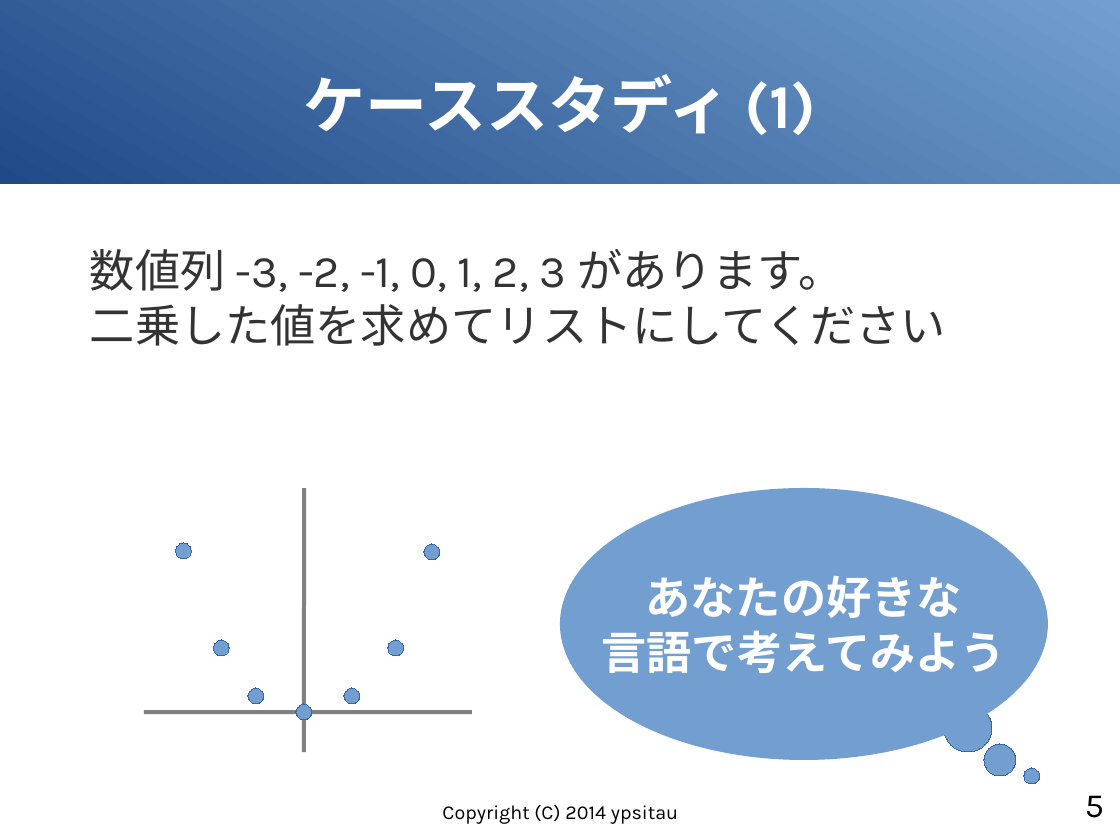
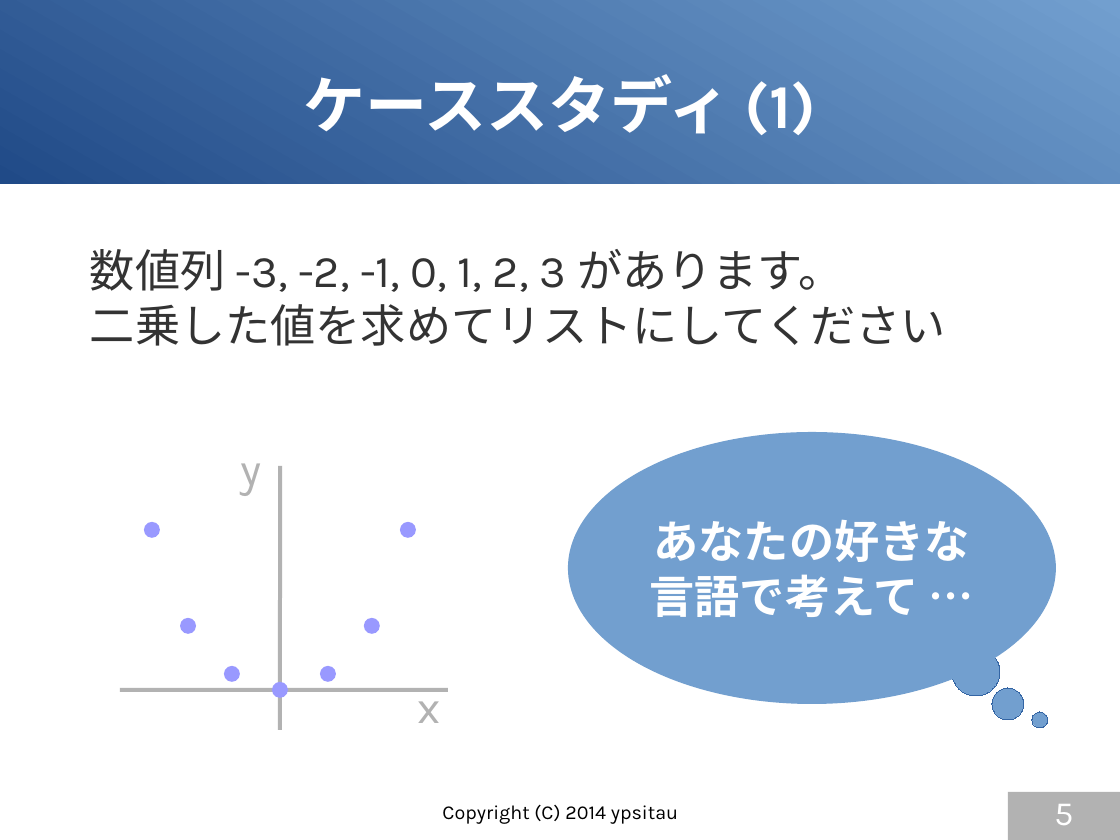
Before and after one commit to gura-lang/gura-doc, a slide deck: slide 5 of presentation/gura-introduction.odp. Drawn at 1120x840 pixels with LibreOffice and Linux fonts; fonts in the diff are those of the drawing. Boxes give left, top, right and bottom in pixels: in the first picture for what was removed or moved away, otherwise in the second. Text is boxed around its words. In the diff, an @@ line names an element or a change of style, - is before the commit and + after.

```diff
--- a/presentation/gura-introduction.odp
+++ b/presentation/gura-introduction.odp
@@ ellipse "あなたの好きな" moved from (x1=560, y1=488, x2=1048, y2=760) to (x1=568, y1=432, x2=1056, y2=704) @@
@@ text added at (x1=240, y1=463, x2=261, y2=496), 32 pt, text #B2B2B2 @@
+y
@@ line (281, 730) - (281, 466): stroke #808080 2.83 pt to #B2B2B2 2.83 pt @@
@@ ellipse moved from (x1=1024, y1=768, x2=1041, y2=785) to (x1=144, y1=522, x2=161, y2=539) @@
@@ ellipse at (x1=144, y1=522, x2=161, y2=539): fill #729FCF to #9999FF; outline #3465A4 0 pt to none; mirrored @@
@@ fill #729FCF to #9999FF; outline #3465A4 0 pt to none in 4 elements at (x1=272, y1=682, x2=289, y2=698), (x1=320, y1=666, x2=336, y2=682), (x1=364, y1=618, x2=380, y2=634), (x1=400, y1=522, x2=417, y2=539) @@
@@ text in ellipse at (x1=650, y1=574, x2=919, y2=617): text changed @@
-言語で考えてみよう
+言語で考えて …
@@ ellipse added at (x1=180, y1=618, x2=196, y2=634), fill #9999FF @@
@@ ellipse moved from (x1=176, y1=543, x2=192, y2=559) to (x1=364, y1=618, x2=380, y2=634) @@
@@ ellipse moved from (x1=944, y1=704, x2=992, y2=752) to (x1=952, y1=648, x2=1000, y2=696) @@
@@ ellipse at (x1=224, y1=666, x2=240, y2=682): fill #729FCF to #9999FF; outline #3465A4 0 pt to none; mirrored @@
@@ ellipse moved from (x1=296, y1=704, x2=312, y2=721) to (x1=224, y1=666, x2=240, y2=682) @@
@@ ellipse moved from (x1=248, y1=688, x2=264, y2=704) to (x1=272, y1=682, x2=289, y2=698) @@
@@ ellipse moved from (x1=213, y1=640, x2=230, y2=657) to (x1=320, y1=666, x2=336, y2=682) @@
@@ ellipse removed at (x1=345, y1=688, x2=361, y2=704) @@
@@ text added at (x1=417, y1=688, x2=440, y2=723), 32 pt, text #B2B2B2 @@
+x
@@ ellipse moved from (x1=985, y1=744, x2=1016, y2=775) to (x1=992, y1=688, x2=1023, y2=720) @@
@@ 2 lines, 1 ellipse moved together from (x1=144, y1=488, x2=473, y2=752) to (x1=120, y1=466, x2=448, y2=730) @@
@@ line (120, 690) - (448, 690): stroke #808080 2.83 pt to #B2B2B2 2.83 pt @@
@@ ellipse moved from (x1=388, y1=640, x2=405, y2=657) to (x1=1033, y1=712, x2=1049, y2=729) @@
@@ page number resized from (x1=1085, y1=795, x2=1104, y2=818) to (x1=1008, y1=793, x2=1120, y2=840) @@
@@ page number at (x1=1008, y1=793, x2=1120, y2=840): text colour #000000 to #FFFFFF; fill none to #B2B2B2 @@
```
Also in this commit, not shown: 21 other slides changed, 2 slides added, 1 slide removed.
